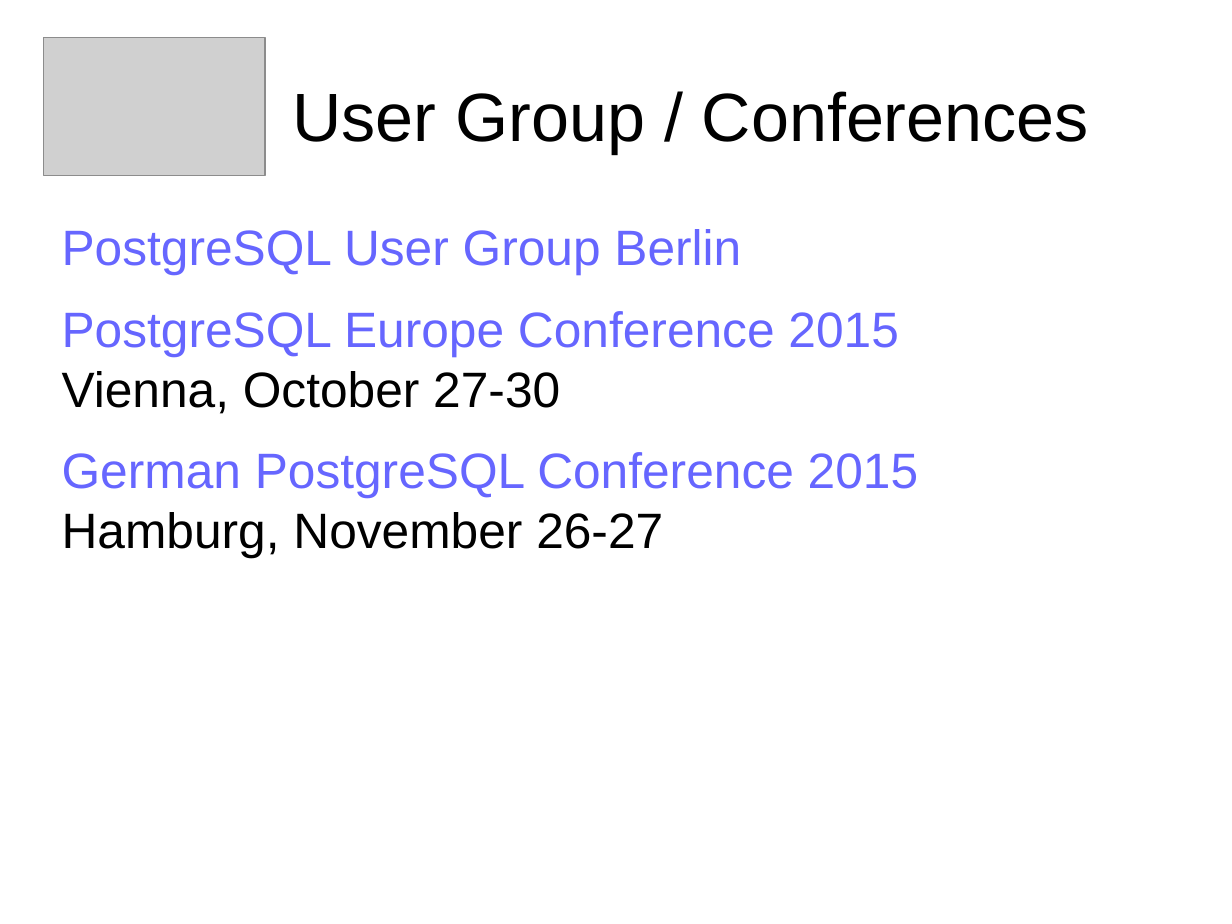
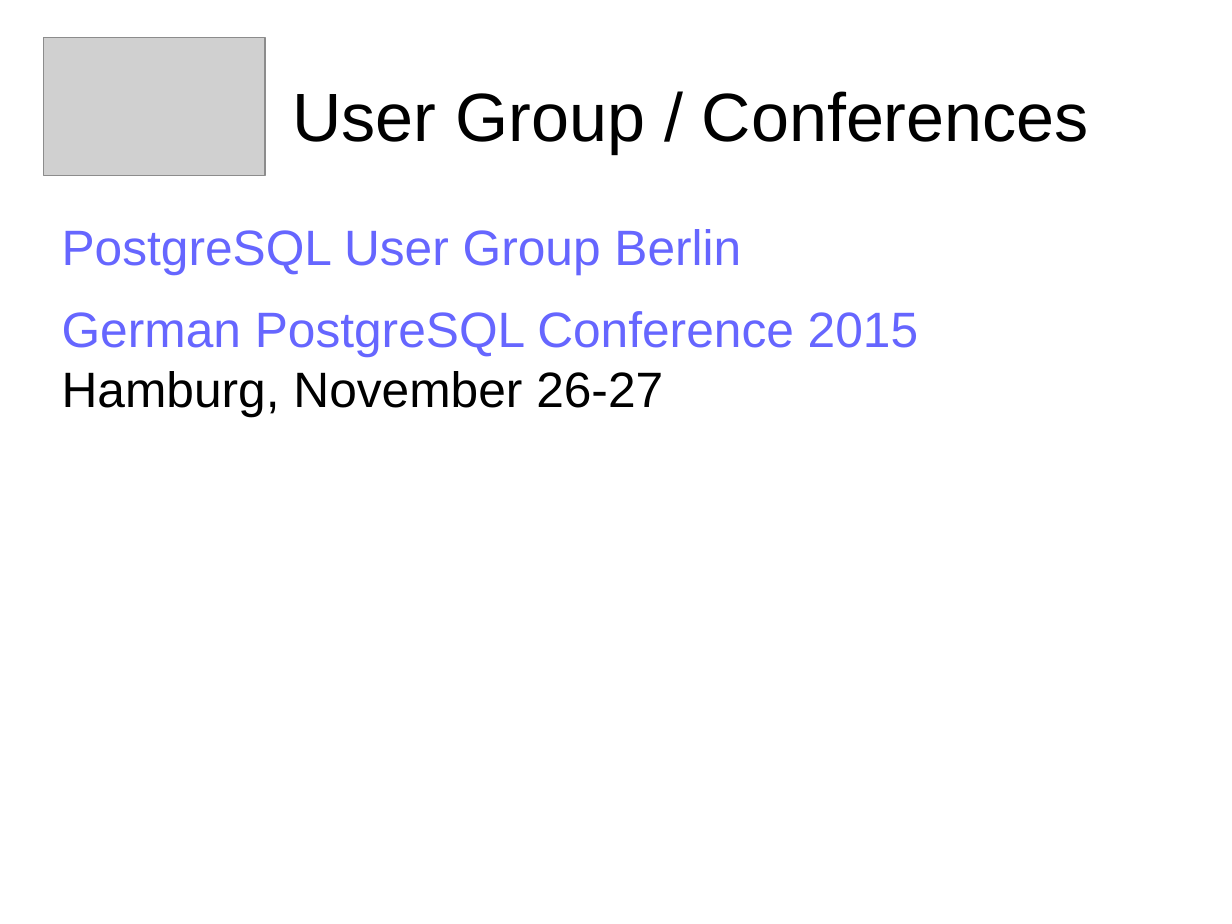
Before and after one commit to sjstoelting/talks, a slide deck: slide 7 of one-database-to-rule-em-all/PostgreSQL-FDW.odp. Drawn at 1232x924 pixels with LibreOffice and Linux fonts; fonts in the diff are those of the drawing; grey boxes stand for pictures. Boxes give left, top, right and bottom in pixels: in the first picture for what was removed or moved away, otherwise in the second. Text is boxed around its words. In the diff, an @@ line names an element or a change of style, - is before the commit and + after.

Commit message:
Removed the PGConf EU and changed the month, the October meeting was canclelled, it is now November.

```diff
--- a/one-database-to-rule-em-all/PostgreSQL-FDW.odp
+++ b/one-database-to-rule-em-all/PostgreSQL-FDW.odp
@@ text at <box>62,311,898,414</box>: paragraph removed @@
-PostgreSQL Europe Conference 2015
-Vienna, October 27-30
```
Also in this commit, not shown: 1 other slide changed, 1 other file.
